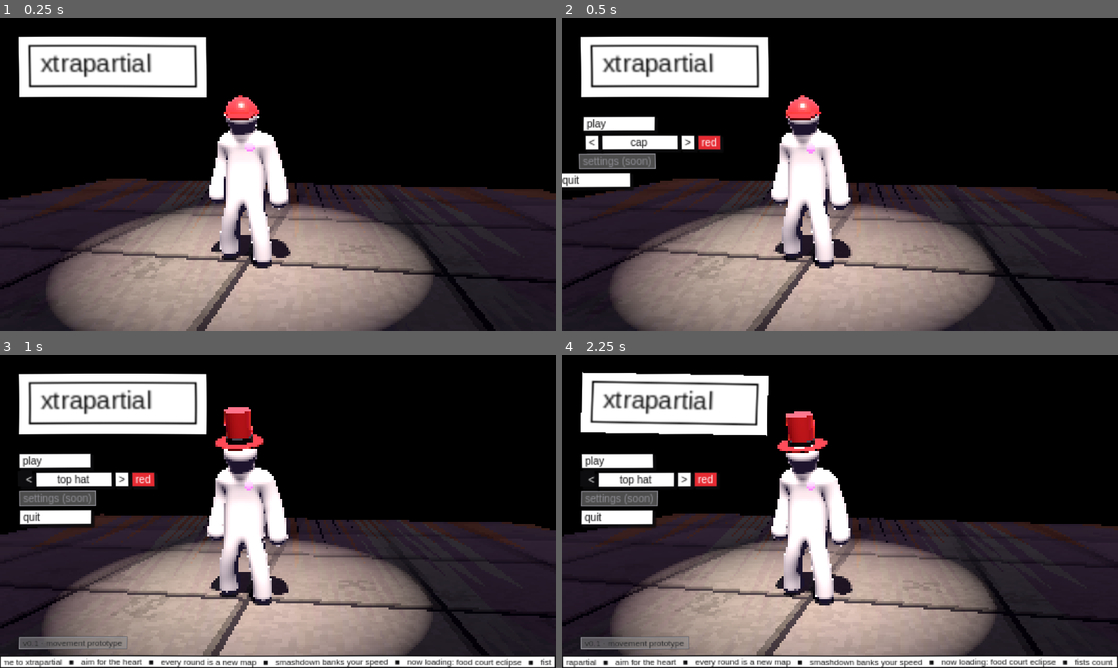
Above: before the commit, frames 1-4 (two rows, left to right).
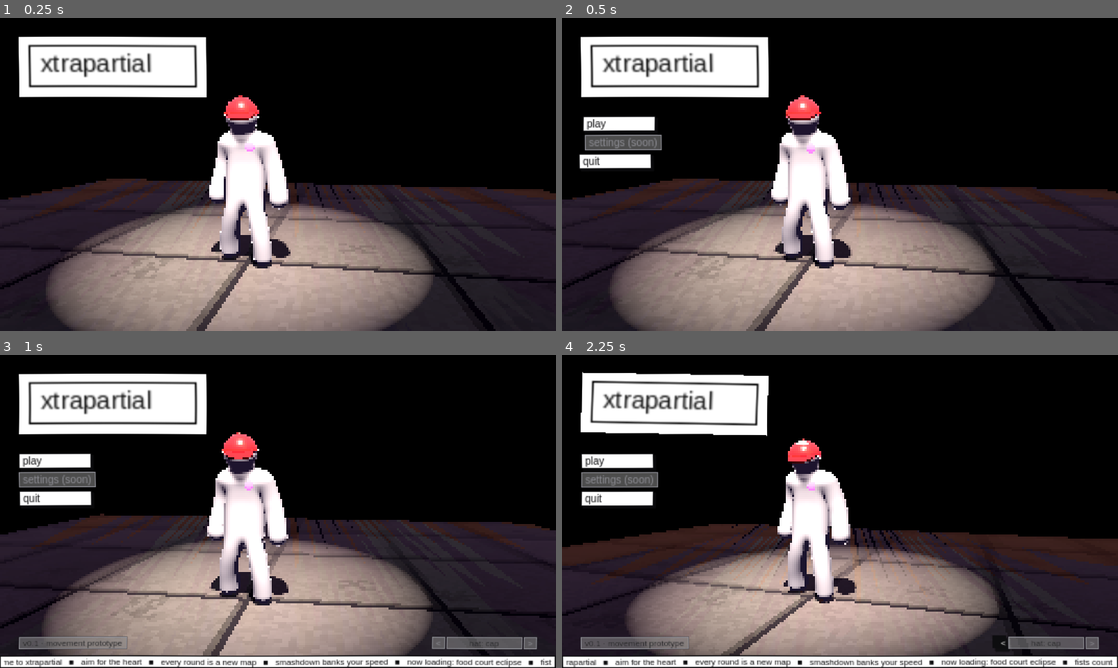
Above: after the commit, the same moments.

Repository: shrimpsooup2/xpl
Game: Godot game, scene res://scenes/main_menu.tscn
Same seed, same stepped clock (60 frames per second), same inputs: the game is played once before the commit and once after it.
Inputs (mouse positions are in pixels of both pictures, inside the frame that each line leads up to):
- Up to frame 1 (0.25 s): no input
- Up to frame 2 (0.5 s): no input
- Up to frame 3 (1 s): click (27, 480) at 0.5 s, where only the run before the commit has a clickable "<"
- Up to frame 4 (2.25 s): click ">" at 1.25 s; click "<" at 2 s

Frame 1 is identical in both runs. In frame 2, 2.4% of the frame differs, in the area x 0-29%, y 37-56%; in frame 3, 4.0%; in frame 4, 18%, in the area x 0-100%, y 18-96%.

Commit message:
Menu hat in a random team colour; tuck the hat picker into a corner
- The title-screen blob wears your hat in red or blue at random; the team
  swatch is gone.
- The picker leaves the main button column for a small ghost-box row in
  the bottom-right corner, styled like the version tag.
- Tests: your saved hat is the one you wear in a match, across sessions
  and respawns; the menu's colour comes up both ways (82 tests).

Co-Authored-By: Claude Opus 5.5 <noreply@anthropic.com>
Claude-Session: https://claude.ai/code/session_01Tj9HxZHYVTVMQ6X4MXNMBu

Diff:
--- a/src/cosmetics/hats.gd
+++ b/src/cosmetics/hats.gd
@@ -19,7 +19,6 @@
 
 const NONE := &"none"
 const TEAM_COLORS := {Team.RED: Color(0.9, 0.17, 0.2), Team.BLUE: Color(0.17, 0.4, 0.95)}
-const TEAM_NAMES := {Team.RED: "red", Team.BLUE: "blue"}
 const FIXED := {
 	&"white": Color(0.95, 0.95, 0.96),
 	&"black": Color(0.09, 0.09, 0.11),
--- a/src/ui/main_menu.gd
+++ b/src/ui/main_menu.gd
@@ -6,9 +6,9 @@
 ## into a dance now and then, the camera leans toward the mouse, and a news
 ## ticker crawls along the bottom. Play jumps into a wipe.
 ##
-## Under play is the hat picker (GDD §11.4): arrows (or ← →) step through
-## the hats, which drop onto the blob as you go, and the swatch beside them
-## shows the hat in the other team's colours. The pick is saved (Cosmetics).
+## The blob wears your hat, in red or blue at random. A small picker tucked
+## in the bottom corner (or ← →) steps through the hats, dropping each onto
+## the blob; the pick is saved and is the hat you wear in a match (GDD §11.4).
 
 const PLAY_SCENE := "res://scenes/test_course.tscn"
 const LOGO := preload("res://assets/ui/logo_small.png")
@@ -42,14 +42,14 @@
 var _reaction := 0
 var _leaving := false
 var _hat_name: PanelContainer
-var _team_button: Button
-var _preview_team := Hats.Team.RED
+var _team := Hats.Team.RED
 
 
 func _ready() -> void:
 	Input.mouse_mode = Input.MOUSE_MODE_VISIBLE
 	RenderingServer.global_shader_parameter_set(&"world_light", 1.0)
 	Cosmetics.load_saved()
+	_team = Hats.Team.RED if randi() % 2 == 0 else Hats.Team.BLUE
 	_build_stage()
 	_build_menu()
 	_show_hat(false)
@@ -159,7 +159,6 @@
 	var play := LofiUI.button("play", _play)
 	play.mouse_entered.connect(_react.bind(&"Punch_Jab", 0.8))
 	col.add_child(play)
-	col.add_child(_build_hat_picker())
 	var settings := LofiUI.button("settings (soon)", func() -> void: pass)
 	settings.disabled = true
 	col.add_child(settings)
@@ -174,10 +173,13 @@
 	var footer := LofiUI.box("v0.1 · movement prototype", LofiUI.SMALL, LofiUI.Style.GHOST)
 	footer.size_flags_vertical = Control.SIZE_SHRINK_END
 	footer.size_flags_horizontal = Control.SIZE_SHRINK_BEGIN
-	var bottom := VBoxContainer.new()
-	bottom.alignment = BoxContainer.ALIGNMENT_END
+	var picker := _build_hat_picker()
+	picker.size_flags_vertical = Control.SIZE_SHRINK_END
+	picker.size_flags_horizontal = Control.SIZE_EXPAND | Control.SIZE_SHRINK_END
+	var bottom := HBoxContainer.new()
 	bottom.mouse_filter = Control.MOUSE_FILTER_IGNORE
 	bottom.add_child(footer)
+	bottom.add_child(picker)
 	root.add_child(bottom)
 	_build_ticker()
 
@@ -185,28 +187,32 @@
 	LofiUI.stamp(_logo, 0.6, 2.6)
 	var i := 0
 	for b in col.get_children():
-		if b is Button or b is HBoxContainer:
+		if b is Button:
 			LofiUI.enter(b, Vector2(-40, 0), 0.25 + i * 0.07, 0.3)
 			i += 1
 	LofiUI.enter(footer, Vector2(0, 10), 0.6, 0.25)
-
-
-## [<] [hat name] [>] [team swatch].
+	LofiUI.enter(picker, Vector2(0, 10), 0.7, 0.25)
+
+
+## A quiet [<] [hat: name] [>] in small ghost boxes, like the version tag.
 func _build_hat_picker() -> HBoxContainer:
 	var row := HBoxContainer.new()
-	row.add_theme_constant_override(&"separation", 2)
-	row.size_flags_horizontal = Control.SIZE_SHRINK_BEGIN
-	var back := LofiUI.button("<", cycle_hat.bind(-1))
-	row.add_child(back)
-	_hat_name = LofiUI.box("", LofiUI.NORMAL)
-	_hat_name.custom_minimum_size.x = 74
+	row.add_theme_constant_override(&"separation", 1)
+	var ghost := LofiUI.stylebox(LofiUI.Style.GHOST)
+	for by in [-1, 1]:
+		var arrow := LofiUI.button("<" if by < 0 else ">", cycle_hat.bind(by))
+		arrow.add_theme_font_size_override(&"font_size", LofiUI.SMALL)
+		arrow.add_theme_stylebox_override(&"normal", ghost)
+		arrow.add_theme_color_override(&"font_color", LofiUI.GREY)
+		row.add_child(arrow)
+	_hat_name = LofiUI.box("", LofiUI.SMALL, LofiUI.Style.GHOST)
+	# Wide enough for the longest name, so the arrows never jump.
+	for id: StringName in Hats.ALL:
+		var width := LofiUI.FONT.get_string_size("hat: " + Hats.NAMES[id], HORIZONTAL_ALIGNMENT_LEFT, -1, LofiUI.SMALL).x
+		_hat_name.custom_minimum_size.x = maxf(_hat_name.custom_minimum_size.x, ceilf(width) + 10.0)
 	LofiUI.label_of(_hat_name).horizontal_alignment = HORIZONTAL_ALIGNMENT_CENTER
 	row.add_child(_hat_name)
-	var next := LofiUI.button(">", cycle_hat.bind(1))
-	row.add_child(next)
-	_team_button = LofiUI.button("", _toggle_team)
-	_team_button.tooltip_text = "preview the other team's colours"
-	row.add_child(_team_button)
+	row.move_child(_hat_name, 1)
 	return row
 
 
@@ -217,30 +223,18 @@
 	var i := Hats.ALL.find(Cosmetics.hat)
 	Cosmetics.set_hat(Hats.ALL[posmod(i + by, Hats.ALL.size())])
 	_show_hat(true)
-	LofiUI.pop(_hat_name, 1.15, 0.15)
-
-
-func _toggle_team() -> void:
-	_preview_team = Hats.Team.BLUE if _preview_team == Hats.Team.RED else Hats.Team.RED
-	_show_hat(true)
-
-
-## Puts the picked hat on the blob in the preview team's colours; with `drop`
-## it lands with a little squash and the head nods under it.
+	LofiUI.pop(_hat_name, 1.1, 0.12)
+
+
+## Puts the picked hat on the blob; with `drop` it lands with a little squash
+## and the head nods under it.
 func _show_hat(drop: bool) -> void:
-	_model.dress(Cosmetics.hat, _preview_team)
+	_model.dress(Cosmetics.hat, _team)
 	if _model.hat:
 		# The spot is nearly overhead: the hat's shadow would black out the face.
 		for part: MeshInstance3D in _model.hat.find_children("*", "MeshInstance3D", true, false):
 			part.cast_shadow = GeometryInstance3D.SHADOW_CASTING_SETTING_OFF
-	LofiUI.set_text(_hat_name, Hats.NAMES[Cosmetics.hat])
-	_team_button.text = Hats.TEAM_NAMES[_preview_team]
-	for state: StringName in [&"normal", &"focus"]:
-		var box := LofiUI.stylebox(LofiUI.Style.NORMAL)
-		box.bg_color = Hats.team_color(_preview_team)
-		_team_button.add_theme_stylebox_override(state, box)
-	_team_button.add_theme_color_override(&"font_color", LofiUI.WHITE)
-	_team_button.add_theme_color_override(&"font_focus_color", LofiUI.WHITE)
+	LofiUI.set_text(_hat_name, "hat: " + Hats.NAMES[Cosmetics.hat])
 	if not drop:
 		return
 	if _model.hat:
@@ -254,9 +248,6 @@
 			part.create_tween().tween_property(part, "scale", Vector3.ONE, 0.3) \
 					.set_trans(Tween.TRANS_BACK).set_ease(Tween.EASE_OUT)
 	_model.layers.flinch("DEF-head", _model.global_basis.x, -0.22)
-	var t := create_tween()
-	t.tween_property(_spot, "light_energy", SPOT_ENERGY * 1.2, 0.04)
-	t.tween_property(_spot, "light_energy", SPOT_ENERGY, 0.25)
 
 
 ## A news crawl along the bottom edge, early-2000s TV style.
--- a/tests/cosmetics_tests.gd
+++ b/tests/cosmetics_tests.gd
@@ -197,6 +197,24 @@
 	check(capped.model.hat != null and Hats.team_color(Hats.Team.BLUE) in colors_of(capped.model.hat), "a blue hat on the other")
 
 
+func test_you_wear_your_picked_hat_in_a_match_every_session() -> void:
+	Cosmetics.set_hat(&"crown")
+	Cosmetics.hat = Cosmetics.DEFAULT_HAT  # A fresh session: nothing in memory.
+	var player: Player = load("res://scenes/player.tscn").instantiate()
+	player.movement_params = MovementParams.new()
+	player.view_settings = ViewSettings.new()
+	world.add_child(player)
+	await frames(2)
+	check(player.model.hat_id == &"crown", "your player wears the saved hat (%s)" % player.model.hat_id)
+	check(player.model.hat != null, "and it's on")
+	player.die()
+	await get_tree().create_timer(0.3).timeout
+	player.respawn()
+	await frames(2)
+	check(player.model.hat_id == &"crown" and player.model.hat != null, "still wearing it after a respawn")
+	Input.mouse_mode = Input.MOUSE_MODE_VISIBLE
+
+
 func test_the_title_screen_picker_steps_through_the_hats() -> void:
 	Cosmetics.set_hat(&"cap")
 	var menu: Node = load("res://scenes/main_menu.tscn").instantiate()
@@ -204,6 +222,14 @@
 	await frames(2)
 	var model: PlayerModel = menu.get(&"_model")
 	check(model.hat_id == &"cap", "the blob wears the saved hat")
+	check(Hats.team_color(model.team) in colors_of(model.hat), "in its team's colour")
+	var hat_name: Control = menu.get(&"_hat_name")
+	var play: Control = null
+	for b in menu.find_children("*", "Button", true, false):
+		if (b as Button).text == "play":
+			play = b
+	check(play != null and not play.get_parent().is_ancestor_of(hat_name), "the picker isn't in the main menu column")
+	check(LofiUI.style_of(hat_name) == LofiUI.Style.GHOST, "it's a quiet ghost box")
 	menu.cycle_hat(1)
 	var after_cap: StringName = Hats.ALL[Hats.ALL.find(&"cap") + 1]
 	check(Cosmetics.hat == after_cap and model.hat_id == after_cap, "→ puts the next hat on (%s)" % Cosmetics.hat)
@@ -217,11 +243,22 @@
 		if model.hat_id == Hats.NONE:
 			break
 	check(model.hat == null and model.marker != null, "no hat shows the triangle on the blob")
-	menu.call(&"_toggle_team")
-	check(model.team == Hats.Team.BLUE, "the swatch previews blue")
 	await frames(20)
 	menu.queue_free()
 	await frames(1)
+
+
+func test_the_title_screen_blob_is_red_or_blue_at_random() -> void:
+	var teams := {}
+	for k in 6:
+		seed(k * 7919)
+		var menu: Node = load("res://scenes/main_menu.tscn").instantiate()
+		world.add_child(menu)
+		await frames(1)
+		teams[(menu.get(&"_model") as PlayerModel).team] = true
+		menu.queue_free()
+		await frames(1)
+	check(teams.has(Hats.Team.RED) and teams.has(Hats.Team.BLUE), "both teams come up (%s)" % [teams.keys()])
 
 
 func test_first_person_arms_are_a_closed_mesh() -> void:
Not shown, changed: README.md
Not shown, changed: docs/GDD.md
